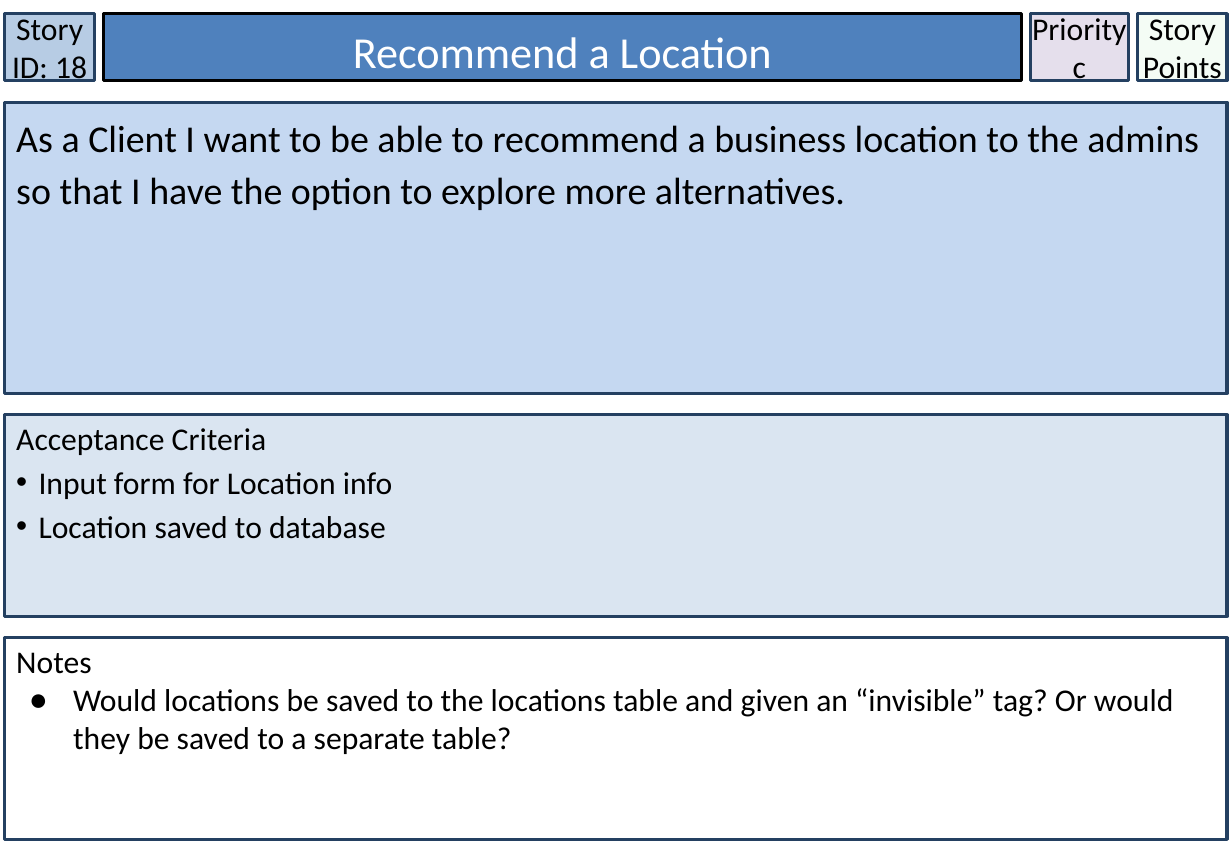
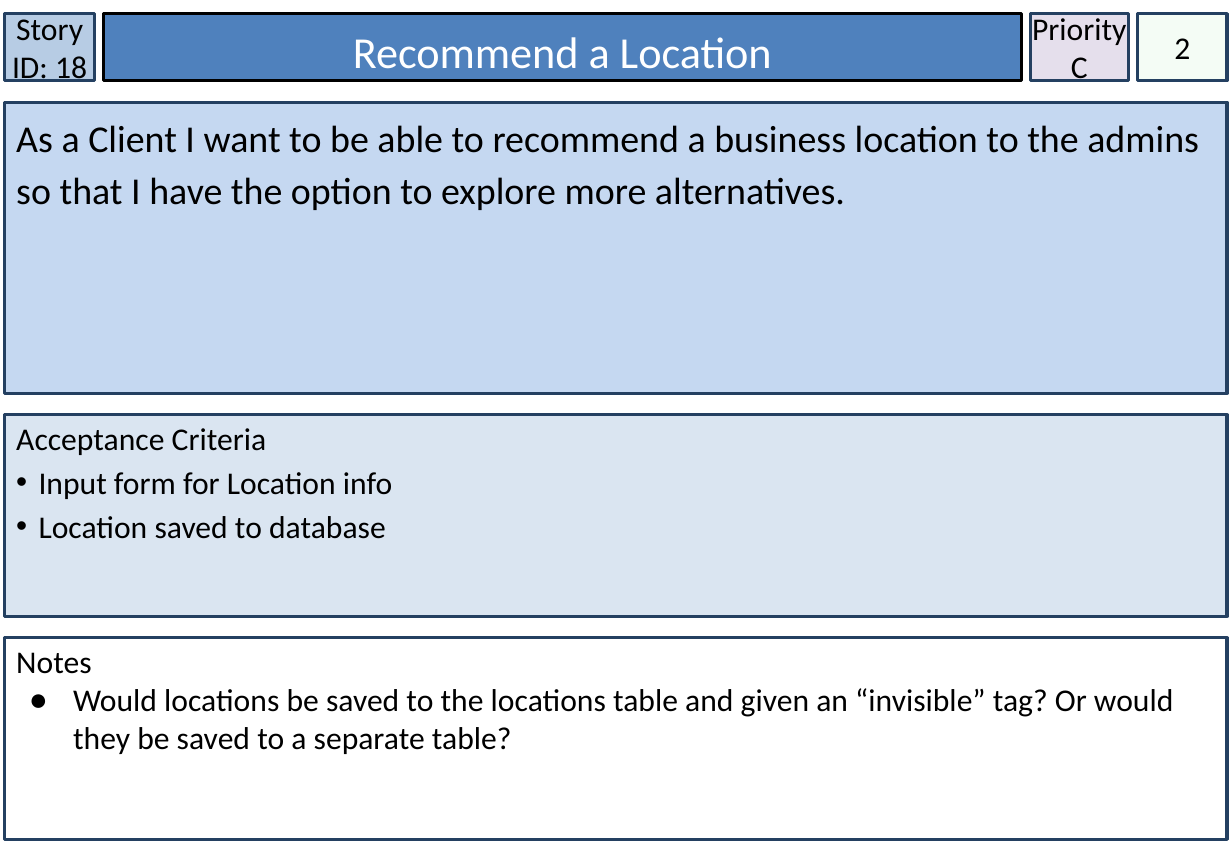
Before and after one commit to lowejosh/Django-landmarks, a slide deck: slide 19 of Story Cards.pptx. Drawn at 1232x853 pixels with LibreOffice and Linux fonts; fonts in the diff are those of the drawing. Boxes give left, top, right and bottom in pixels: in the first picture for what was removed or moved away, otherwise in the second. Text is boxed around its words. In the diff, an @@ line names an element or a change of style, - is before the commit and + after.

```diff
--- a/Story Cards.pptx
+++ b/Story Cards.pptx
@@ text in rectangle at (1071, 57, 1088, 82): text changed @@
-c
+C
@@ text in rectangle at (1174, 38, 1190, 59): text changed @@
-Story Points
+2
```
Also in this commit, not shown: 29 other slides changed, 2 other files.
